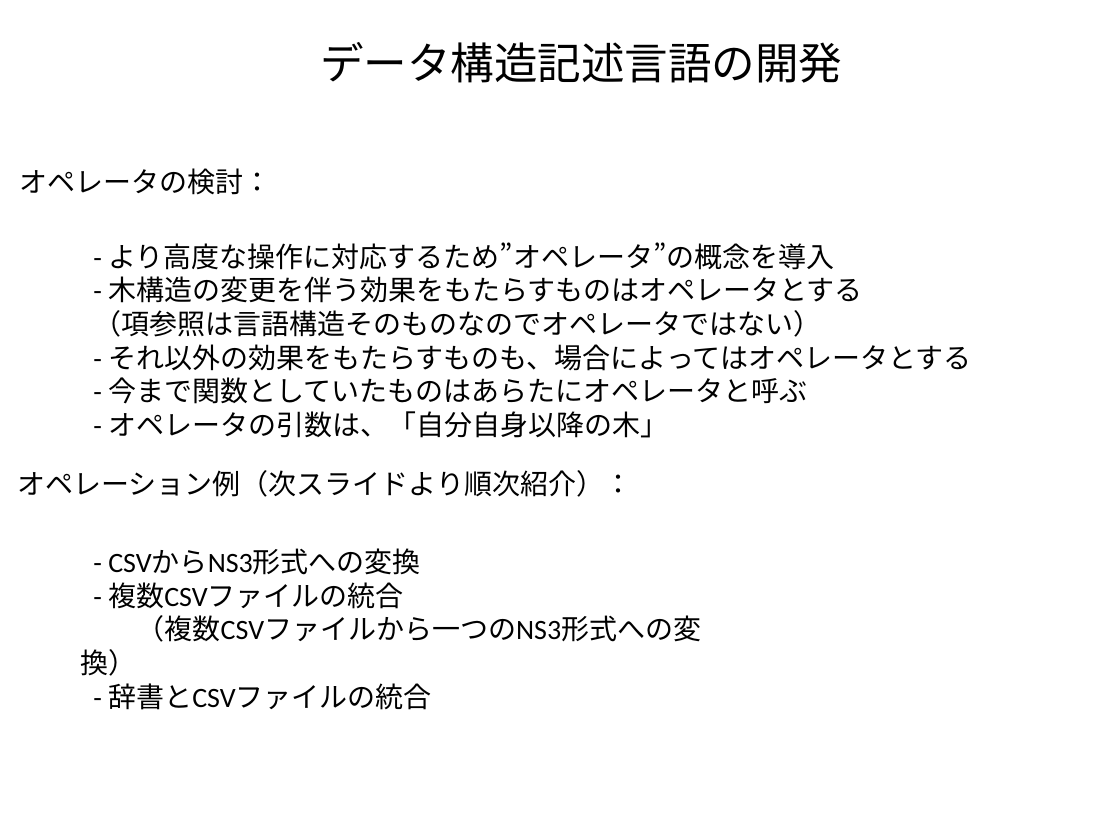
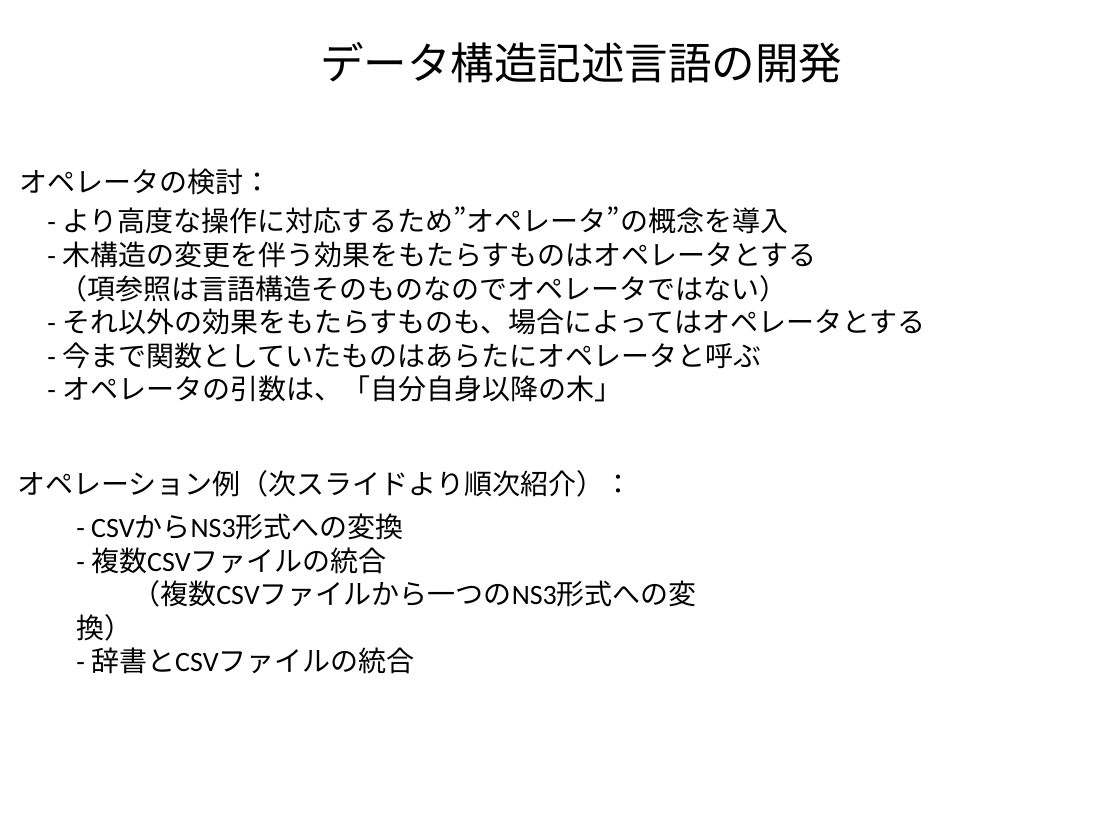
Before and after one commit to kouamano/RECURSIVE-SYSTEM, a slide deck: slide 5 of Document/tq_op_example.odp (slide 3 before the commit). Drawn at 1120x840 pixels with LibreOffice and Linux fonts; fonts in the diff are those of the drawing. Boxes give left, top, right and bottom in pixels: in the first picture for what was removed or moved away, otherwise in the second. Text is boxed around its words. In the diff, an @@ line names an element or a change of style, - is before the commit and + after.

Commit message:
add

```diff
--- a/Document/tq_op_example.odp
+++ b/Document/tq_op_example.odp
@@ text "- より高度な操作に対応するため”オペレータ”の概念を導入" rewrapped from [93,242,971,438] to [60,206,925,402] @@
@@ text "- CSVからNS3形式への変換" rewrapped from [108,549,702,710] to [91,514,697,674] @@
```
Also in this commit, not shown: 2 slides added.
